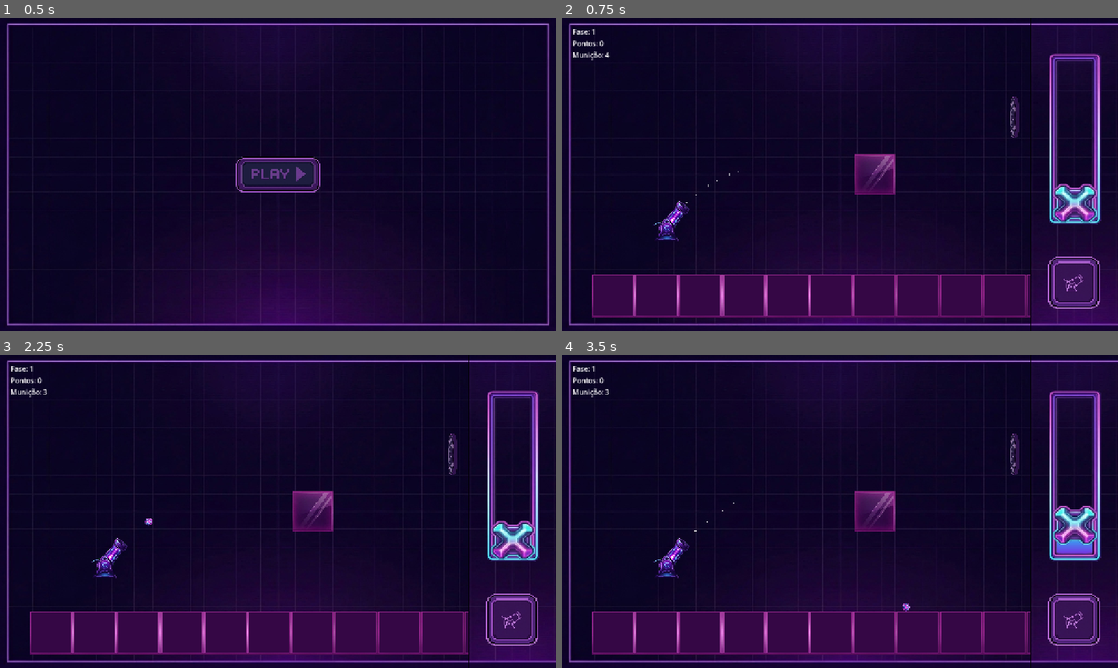
Above: before the commit, frames 1-4 (two rows, left to right).
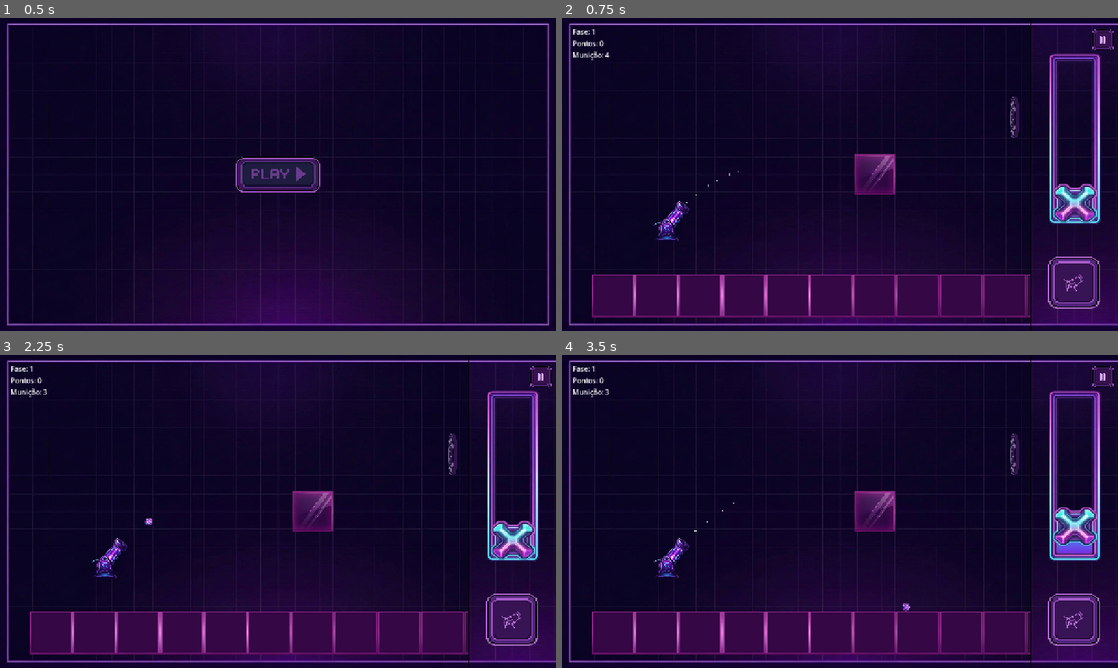
Above: after the commit, the same moments.

Repository: Zidan-09/Arc-Impact
Game: Godot game, scene res://screens/home.tscn
Same seed, same stepped clock (60 frames per second), same inputs: the game is played once before the commit and once after it.
Inputs (mouse positions are in pixels of both pictures, inside the frame that each line leads up to):
- Up to frame 1 (0.5 s): no input
- Up to frame 2 (0.75 s): click (840, 174) at 0.5 s
- Up to frame 3 (2.25 s): click (539, 376) at 1.27 s; click (511, 621) at 2 s
- Up to frame 4 (3.5 s): tap Enter at 2.75 s; drag from (1073, 536) to (873, 511) at 2.77 s

Frame 1 is identical in both runs. In frame 2, 0.2% of the frame differs, in the area x 95-100%, y 3-11%; in frame 3, 0.2%; in frame 4, 0.9%, in the area x 88-100%, y 3-61%.

Commit message:
feat(game-popup): improved items layout

Diff:
--- a/components/victory-popup/LevelCompletePopup.tscn
+++ b/components/game-popup/GamePopup.tscn
@@ -1,12 +1,12 @@
 [gd_scene format=3 uid="uid://dlrnlvqly8g6u"]
 
-[ext_resource type="Script" uid="uid://ckkd5npba5ubk" path="res://components/victory-popup/level_complete_popup.gd" id="1_2vs6c"]
-[ext_resource type="Texture2D" uid="uid://bwc6xl7wswm5i" path="res://assets/buttons/level-complete-popup/inactive_home.png" id="2_gcyas"]
-[ext_resource type="Texture2D" uid="uid://du6g32oa56xkt" path="res://assets/buttons/level-complete-popup/active_home.png" id="3_tqurp"]
-[ext_resource type="Texture2D" uid="uid://t73f518lr65x" path="res://assets/buttons/level-complete-popup/inactive_retry.png" id="4_cbkgu"]
-[ext_resource type="Texture2D" uid="uid://drlmj1gi0uy02" path="res://assets/buttons/level-complete-popup/active_retry.png" id="5_nom0c"]
-[ext_resource type="Texture2D" uid="uid://cqtqhbr85dg54" path="res://assets/buttons/level-complete-popup/inactive-next.png" id="6_uu8y5"]
-[ext_resource type="Texture2D" uid="uid://d2cyj0qcjsp6q" path="res://assets/buttons/level-complete-popup/active-next.png" id="7_qx2nt"]
+[ext_resource type="Script" uid="uid://ckkd5npba5ubk" path="res://components/game-popup/game_popup.gd" id="1_24bv1"]
+[ext_resource type="Texture2D" uid="uid://bwc6xl7wswm5i" path="res://assets/buttons/level-complete-popup/inactive_home.png" id="2_5g5n6"]
+[ext_resource type="Texture2D" uid="uid://du6g32oa56xkt" path="res://assets/buttons/level-complete-popup/active_home.png" id="3_gq6li"]
+[ext_resource type="Texture2D" uid="uid://t73f518lr65x" path="res://assets/buttons/level-complete-popup/inactive_retry.png" id="4_xotoe"]
+[ext_resource type="Texture2D" uid="uid://drlmj1gi0uy02" path="res://assets/buttons/level-complete-popup/active_retry.png" id="5_3y8dd"]
+[ext_resource type="Texture2D" uid="uid://cqtqhbr85dg54" path="res://assets/buttons/level-complete-popup/inactive-next.png" id="6_s7n8a"]
+[ext_resource type="Texture2D" uid="uid://d2cyj0qcjsp6q" path="res://assets/buttons/level-complete-popup/active-next.png" id="7_litbe"]
 
 [sub_resource type="StyleBoxFlat" id="StyleBoxFlat_popup"]
 bg_color = Color(0.051, 0.031, 0.078, 0.97)
@@ -31,7 +31,7 @@
 grow_vertical = 2
 size_flags_horizontal = 6
 size_flags_vertical = 6
-script = ExtResource("1_2vs6c")
+script = ExtResource("1_24bv1")
 
 [node name="Overlay" type="ColorRect" parent="." unique_id=790442374]
 layout_mode = 1
@@ -58,7 +58,12 @@
 theme_override_styles/panel = SubResource("StyleBoxFlat_popup")
 
 [node name="Margin" type="MarginContainer" parent="Panel" unique_id=902104417]
-layout_mode = 2
+layout_mode = 1
+anchors_preset = 15
+anchor_right = 1.0
+anchor_bottom = 1.0
+grow_horizontal = 2
+grow_vertical = 2
 theme_override_constants/margin_left = 36
 theme_override_constants/margin_top = 28
 theme_override_constants/margin_right = 36
@@ -71,6 +76,7 @@
 
 [node name="Title" type="Label" parent="Panel/Margin/VBox" unique_id=83020903]
 layout_mode = 2
+size_flags_horizontal = 4
 theme_override_colors/font_color = Color(0.133, 0.827, 0.933, 1)
 theme_override_colors/font_shadow_color = Color(0.851, 0.275, 0.937, 0.9)
 theme_override_constants/shadow_offset_x = 0
@@ -88,6 +94,7 @@
 
 [node name="LevelInfo" type="HBoxContainer" parent="Panel/Margin/VBox" unique_id=69680846]
 layout_mode = 2
+size_flags_vertical = 3
 theme_override_constants/separation = 48
 alignment = 1
 
--- a/components/hud/hud.tscn
+++ b/components/hud/hud.tscn
@@ -2,7 +2,8 @@
 
 [ext_resource type="PackedScene" uid="uid://xhfgi01bn84e" path="res://components/power-slider/powerSlider.tscn" id="1_kjhcr"]
 [ext_resource type="PackedScene" uid="uid://b5hbfx8760rd3" path="res://components/fire-button/fireButton.tscn" id="2_w10xe"]
-[ext_resource type="Script" path="res://components/hud/hud.gd" id="3_hud"]
+[ext_resource type="Script" uid="uid://bbxpspw35j74a" path="res://components/hud/hud.gd" id="3_hud"]
+[ext_resource type="PackedScene" uid="uid://byv27thwp3iq4" path="res://components/pause-button/PauseButton.tscn" id="4_sv0wr"]
 
 [node name="Hud" type="Control" unique_id=2117122883]
 layout_mode = 3
@@ -82,3 +83,15 @@
 scale = Vector2(1.2, 1.2)
 ignore_texture_size = true
 stretch_mode = 6
+
+[node name="Pause" parent="." unique_id=977585504 instance=ExtResource("4_sv0wr")]
+layout_mode = 1
+anchors_preset = 1
+anchor_left = 1.0
+anchor_right = 1.0
+offset_left = -60.0
+offset_top = 25.0
+offset_right = 440.0
+offset_bottom = 525.0
+grow_horizontal = 0
+scale = Vector2(0.1, 0.1)
--- /dev/null
+++ b/components/pause-button/PauseButton.tscn
@@ -0,0 +1,8 @@
+[gd_scene format=3 uid="uid://byv27thwp3iq4"]
+
+[ext_resource type="Texture2D" uid="uid://ct0or5xq7wnl8" path="res://assets/buttons/pause/inactive_pause.png" id="1_rhrin"]
+[ext_resource type="Texture2D" uid="uid://bimj53kl7uf71" path="res://assets/buttons/pause/active_pause.png" id="2_2gdmi"]
+
+[node name="Pause" type="TextureButton" unique_id=977585504]
+texture_normal = ExtResource("1_rhrin")
+texture_pressed = ExtResource("2_2gdmi")
--- a/components/power-slider/powerSlider.tscn
+++ b/components/power-slider/powerSlider.tscn
@@ -65,10 +65,10 @@
 z_index = 5
 layout_mode = 1
 anchors_preset = 0
-offset_left = -27.99997
-offset_top = -31.0
-offset_right = 12.0000305
-offset_bottom = 9.0
+offset_left = -27.999971
+offset_top = 5.999994
+offset_right = 12.000029
+offset_bottom = 45.999992
 scale = Vector2(1.4, 1.4)
 mouse_filter = 2
 script = SubResource("GDScript_777x3")
--- a/components/power-slider/power_slider.gd
+++ b/components/power-slider/power_slider.gd
@@ -92,13 +92,13 @@
 		t
 	)
 
-	power_gradient.position.y = handle.position.y + 50
-	power_gradient.size.y = limits.y - handle.position.y + 50
+	power_gradient.position.y = handle.position.y
+	power_gradient.size.y = limits.y - handle.position.y + 100
 
 func get_handle_limits() -> Vector2:
 	var half_handle_height := handle.size.y / 2.0
 
-	var top := track.position.y + half_handle_height
+	var top := track.position.y + half_handle_height + 50
 	var bottom := track.position.y + track.size.y - half_handle_height - 120
 
 	return Vector2(top, bottom)
--- a/screens/game.tscn
+++ b/screens/game.tscn
@@ -4,7 +4,7 @@
 [ext_resource type="PackedScene" uid="uid://djwula3u81ni3" path="res://components/hud/hud.tscn" id="1_6ydpi"]
 [ext_resource type="Script" uid="uid://c2v01nmy74ryw" path="res://screens/game.gd" id="1_game"]
 [ext_resource type="PackedScene" uid="uid://bangr24luog7a" path="res://components/cannon/cannon.tscn" id="2_cannon"]
-[ext_resource type="PackedScene" uid="uid://dlrnlvqly8g6u" path="res://components/victory-popup/LevelCompletePopup.tscn" id="3_popup"]
+[ext_resource type="PackedScene" uid="uid://dlrnlvqly8g6u" path="res://components/game-popup/GamePopup.tscn" id="3_popup"]
 [ext_resource type="Script" uid="uid://k41s4wr5vu17" path="res://components/camera/game_camera.gd" id="4_camera"]
 
 [node name="Game" type="Control" unique_id=1263011264]
Renamed: assets/buttons/level-complete-popup/active-next.png -> assets/buttons/game-popup/active-next.png
Not shown, changed: assets/buttons/game-popup/active-next.png.import
Renamed: assets/buttons/level-complete-popup/active_home.png -> assets/buttons/game-popup/active_home.png
Not shown, changed: assets/buttons/game-popup/active_home.png.import
Renamed: assets/buttons/level-complete-popup/active_retry.png -> assets/buttons/game-popup/active_retry.png
Not shown, changed: assets/buttons/game-popup/active_retry.png.import
Renamed: assets/buttons/level-complete-popup/inactive-next.png -> assets/buttons/game-popup/inactive-next.png
Not shown, added: assets/buttons/game-popup/inactive-next.png.import
Renamed: assets/buttons/level-complete-popup/inactive_home.png -> assets/buttons/game-popup/inactive_home.png
Not shown, changed: assets/buttons/game-popup/inactive_home.png.import
Renamed: assets/buttons/level-complete-popup/inactive_retry.png -> assets/buttons/game-popup/inactive_retry.png
Not shown, changed: assets/buttons/game-popup/inactive_retry.png.import
(and 7 more such lines)
